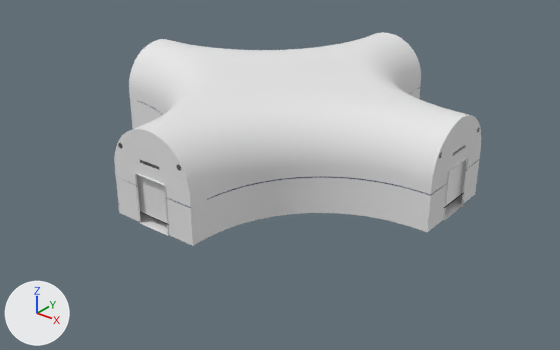
Two versions of the FBX model Assets/Prefabs/F2Prefabs/F2_Corridor4-1.fbx, one commit apart.
Rendered twice from a 50 mm lens placed at (58.9, -75.4, 43.8), pointed at (1.1, -3.2, -1.0). Lighting does not change. The marker at lower left points along +X, +Y and +Z. The older version comes first. Mesh edges are drawn as thin lines on the coarser meshes. Where no turn or scale is listed for an object, it has been applied to the vertices.

In view in the first picture: 'F2_C4_Trigger4-1', 'F2_C4_Trigger4-2', 'F2_Corridor4-1' and 3 more.
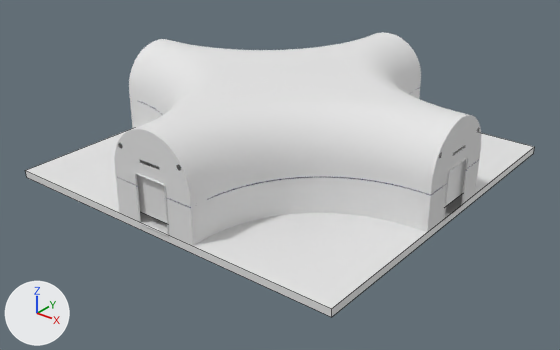
Boxes [x1, y1, x2, y2] around the edits, measured in the pictures (560 x 350 px):
'Floor', added
    after: [25, 128, 534, 317]

The change, as a diff of the scene's bpy script:
```diff
--- a/Assets/Prefabs/F2Prefabs/F2_Corridor4-1.fbx.py
+++ b/Assets/Prefabs/F2Prefabs/F2_Corridor4-1.fbx.py
@@ me_cube_090 @@
+me_cube_090.from_pydata(...)  # a box spanning x -24.5..24.5, y -24.5..24.5, z -1.0..0.0
@@ ob_floor @@
+ob_floor = bpy.data.objects.new('Floor', me_cube_090)
+ob_floor.location = (0.0, 0.0, 0.0)
```
